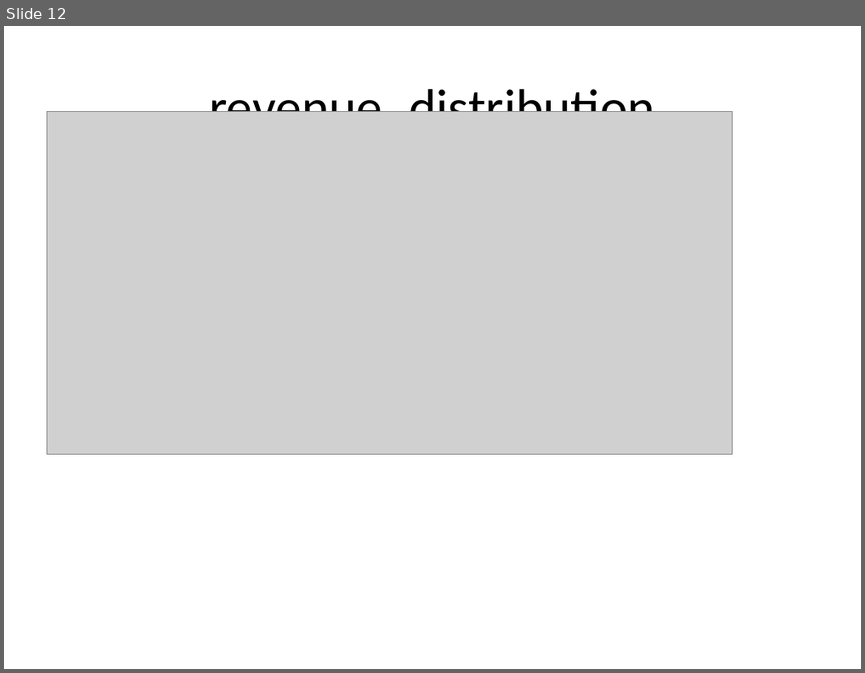
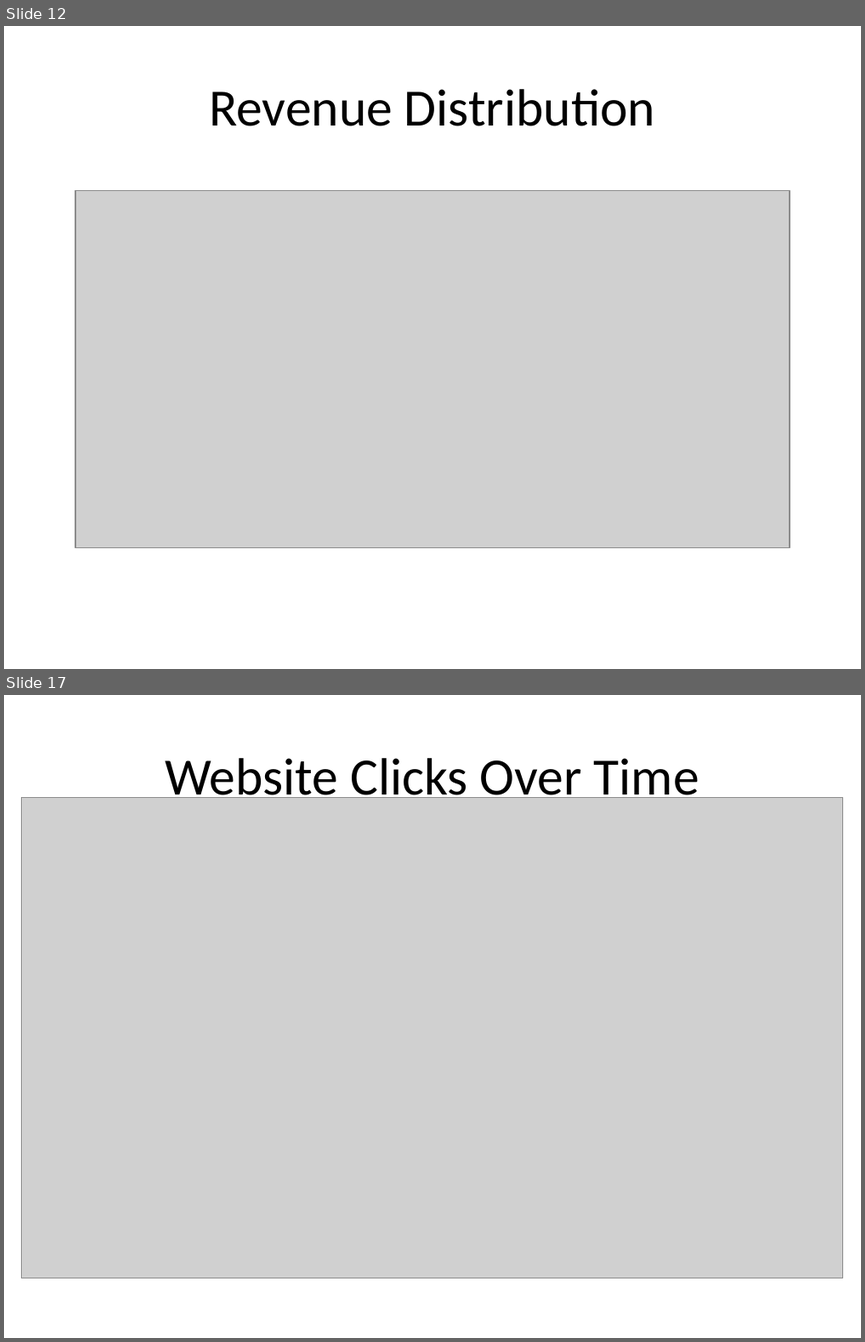
Before and after one commit to cathelenegeorge/CampAIgn-Analytics, a slide deck: reports/final_report.pptx. Shown one above the other, each under a label of ours: slide 12 before the commit, slides 12 and 17 after it; the slides between them are not shown. The pictures are 865x673 and 865x1342 pixels, drawn with LibreOffice and Linux fonts; fonts in the diff are those of the drawing; grey boxes stand for pictures. Boxes give left, top, right and bottom in pixels: in the first picture for what was removed or moved away, otherwise in the second. Text is boxed around its words. In the diff, an @@ line names an element or a change of style, - is before the commit and + after.

```diff
--- a/reports/final_report.pptx
+++ b/reports/final_report.pptx
@@ slide 17 added at (4, 695, 861, 1338), background #FFFFFF @@
@@ title added at (165, 758, 699, 807), 44 pt, text #000000 @@
+Website Clicks Over Time
@@ picture added at (22, 798, 843, 1277) @@
@@ slide 12 changed as well @@
@@ title at (209, 89, 655, 126): text changed @@
-revenue_distribution
+Revenue Distribution
@@ picture: place and size @@
-picture at (46, 112, 732, 454)
+picture at (75, 191, 789, 548)
```
Also in this commit, not shown: 7 other slides changed, 12 other slides added, 4 slides removed, 27 other files.
